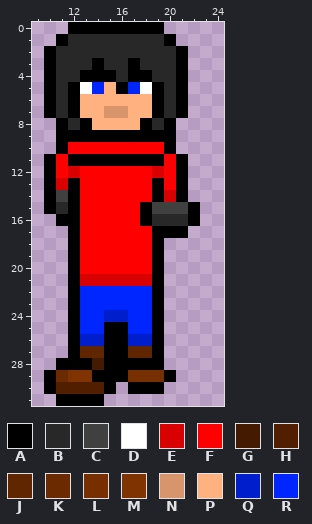
One commit to this pixel-art sprite: TopDownTest/Hero/Walk2.png. Above, as it was before the edit.
The file is 32x32 pixels. Colours within 5 levels of each other are drawn and written as one. Shown: x 9..24, y 0..31.
Palette (. is transparent): A #000000  B #282828  C #404040  D #ffffff  E #d80000  F #ff0000  G #441a00  H #511f00  J #602600  K #6b2a00  L #772f00  M #7f3300  N #d8956c  P #ffb27f  Q #001ecc  R #0026ff
Pixels before, first column x 10:
 0 ..AAAAAAAA...
 1 .ABBBBBBBBA..
 2 ABBBBBBBBBBA.
 3 ABBBABBABBBA.
 4 ABBAAABAABBA.
 5 ABADRPARDABA.
 6 ABAPPPPPPABA.
 7 ABAPPNNPPABA.
 8 .ABAPPPPABA..
 9 .AAAAAAAAAA..
10 .AFFFFFFFFA..
11 AFAAAAAAAAFA.
12 AFEFFFFFFEFA.
13 AEAFFFFFFAFA.
14 ACAFFFFFFAEA.
15 ABAFFFFFACCCA
16 .AAFFFFFABBBA
17 ..AFFFFFFAAA.
18 ..AFFFFFFA...
19 ..AFFFFFFA...
20 ..AFFFFFFA...
21 ..AEEEEEEA...
22 ..ARRRRRRA...
23 ..ARRRRRRA...
24 ..ARRQQRRA...
25 ..ARRAARRA...
26 ..AQQAAQQA...
27 ..AJJAAJJA...
28 .AAAGAAAAA...
29 AKMMAAALLLA..
30 AHHHHA.AAA...
31 .AAAA........
After:
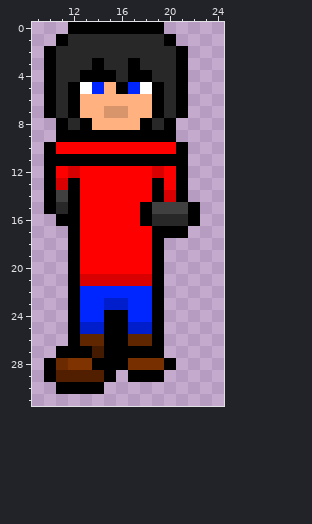
Change:
y 10: x 10..11 .A -> AF; x 20..21 A. -> FA
y 11: x 11 F -> A; x 20 F -> A
y 23: x 15..16 RR -> QQ
y 24: x 15..16 QQ -> AA
y 25: x 13..14 RR -> QQ; x 17..18 RR -> QQ
y 26: x 13..14 QQ -> JJ; x 17..18 QQ -> JJ
y 27: x 11 . -> A; x 13..14 JJ -> AG; x 17..18 JJ -> AA
y 28: x 10..14 .AAAG -> AKMMA; x 17..20 AAA. -> LLLA
y 29: x 11..14 KMMA -> HHHH; x 16..20 ALLLA -> .AAA.
y 30: x 10..15 AHHHHA -> .AAAA.; x 17..19 AAA -> ...
y 31: x 11..14 AAAA -> ....
Boxes around the changes in both pictures, in picture pixels (x1, y1, x2, y2):
changed: (44, 142, 68, 166)
changed: (164, 142, 188, 166)
changed: (44, 298, 176, 406)
